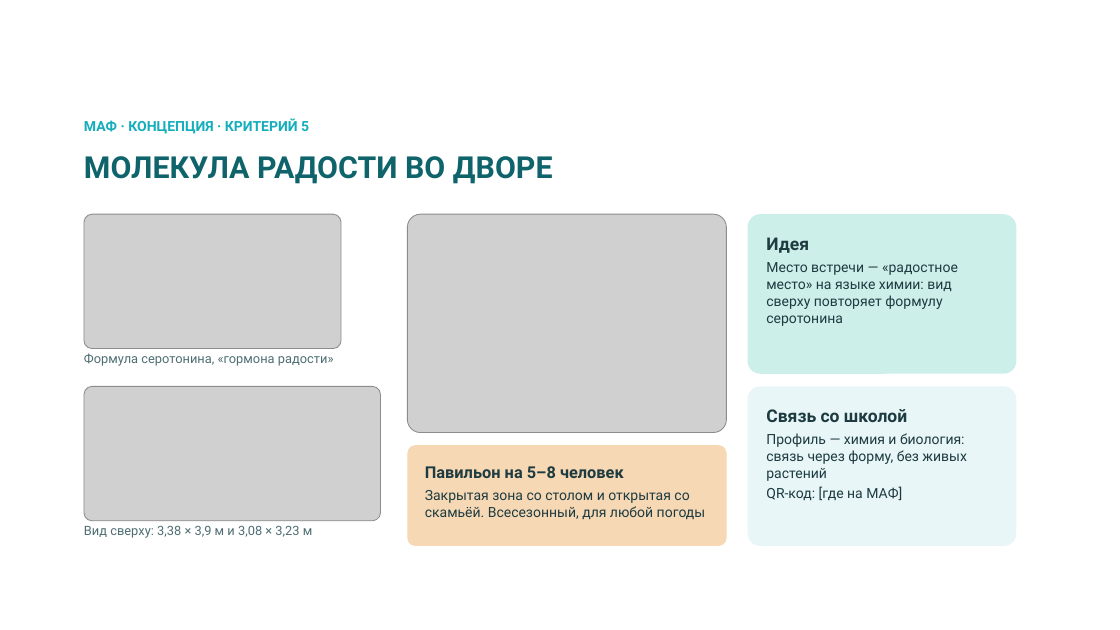
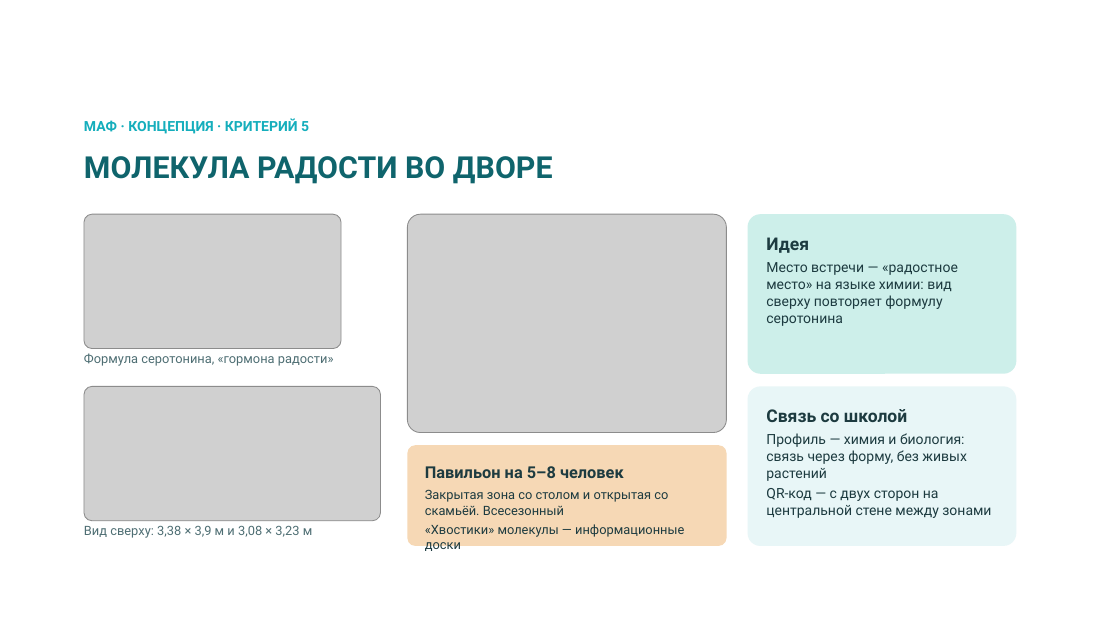
Before and after one commit to bnhogpad228/school-app, a slide deck: slide 10 of presentation/shkolny-dvor-SK-sreda.pptx. Drawn at 1120x630 pixels with LibreOffice and Linux fonts; fonts in the diff are those of the drawing; grey boxes stand for pictures; background and template pictures are left out. Boxes give left, top, right and bottom in pixels: in the first picture for what was removed or moved away, otherwise in the second. Text is boxed around its words. In the diff, an @@ line names an element or a change of style, - is before the commit and + after.

```diff
--- a/presentation/shkolny-dvor-SK-sreda.pptx
+++ b/presentation/shkolny-dvor-SK-sreda.pptx
@@ text in rounded rectangle at [425, 489, 684, 553]: text changed; size 12 to 11 pt @@
-Закрытая зона со столом и открытая со скамьёй. Всесезонный, для любой погоды
+Закрытая зона со столом и открытая со скамьёй. Всесезонный
+«Хвостики» молекулы — информационные доски
@@ text in rounded rectangle at [766, 488, 991, 518]: text changed @@
-QR-код: [где на МАФ]
+QR-код — с двух сторон на центральной стене между зонами
```
Also in this commit, not shown: 1 other slide changed.
